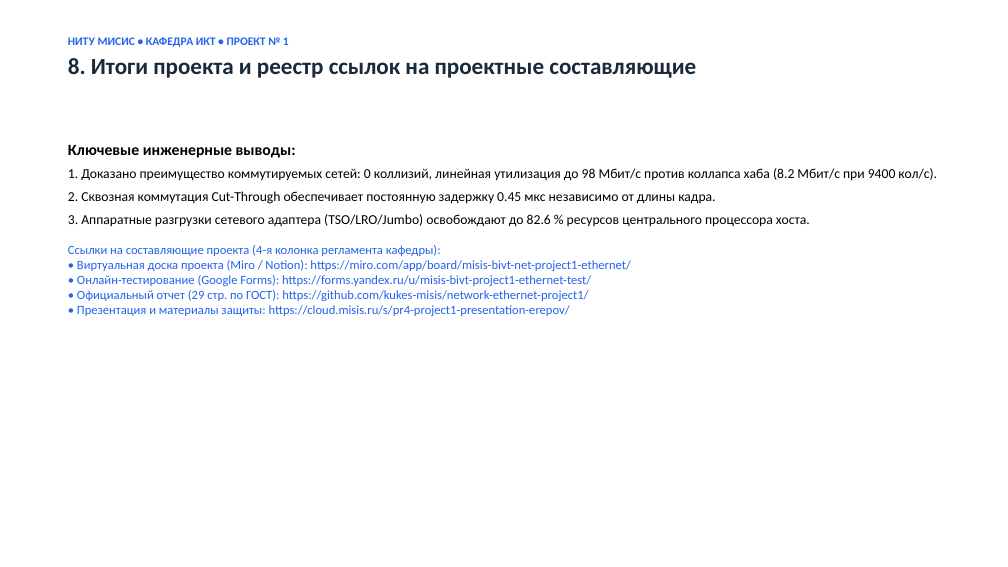
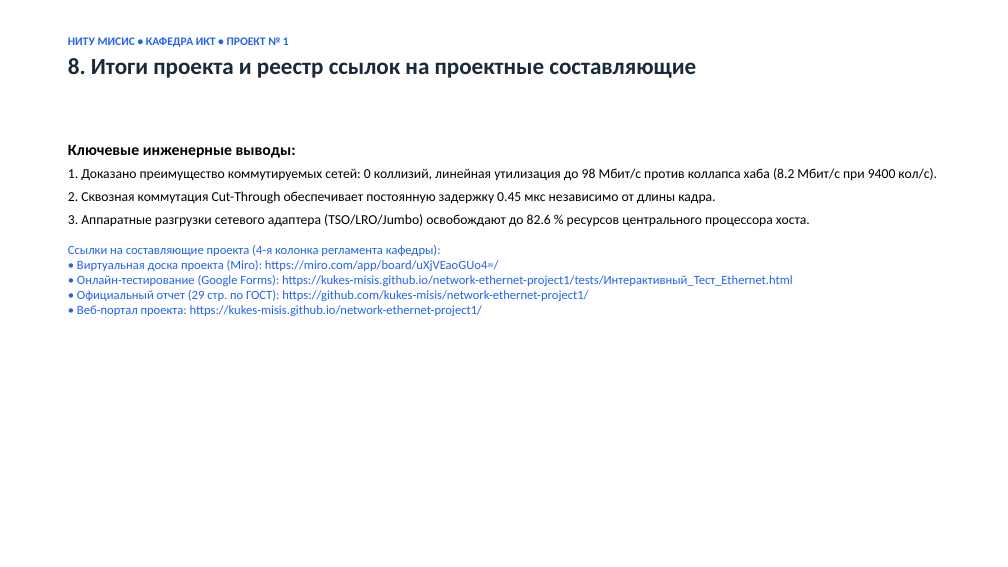
Before and after one commit to kukes-misis/network-ethernet-project1, a slide deck: slide 9 of docs/Презентация_ПР4_Проект1_Микитенко_Ерепов.pptx. Drawn at 1008x567 pixels with LibreOffice and Linux fonts; fonts in the diff are those of the drawing. Boxes give left, top, right and bottom in pixels: in the first picture for what was removed or moved away, otherwise in the second. Text is boxed around its words. In the diff, an @@ line names an element or a change of style, - is before the commit and + after.

Commit message:
feat: update patronymic to Vasilievich, add AI disclosure (Gemini) to report and presentation, update Miro board docs

```diff
--- a/docs/Презентация_ПР4_Проект1_Микитенко_Ерепов.pptx
+++ b/docs/Презентация_ПР4_Проект1_Микитенко_Ерепов.pptx
@@ text at [68, 245, 793, 316]: text changed @@
-Ссылки на составляющие проекта (4-я колонка регламента кафедры):
-• Виртуальная доска проекта (Miro / Notion): https://miro.com/app/board/misis-bivt-net-project1-ethernet/
-• Онлайн-тестирование (Google Forms): https://forms.yandex.ru/u/misis-bivt-project1-ethernet-test/
-• Официальный отчет (29 стр. по ГОСТ): https://github.com/kukes-misis/network-ethernet-project1/
-• Презентация и материалы защиты: https://cloud.misis.ru/s/pr4-project1-presentation-erepov/
+Ссылки на составляющие проекта (4-я колонка регламента кафедры):
+• Виртуальная доска проекта (Miro): https://miro.com/app/board/uXjVEaoGUo4=/
+• Онлайн-тестирование (Google Forms): https://kukes-misis.github.io/network-ethernet-project1/tests/Интерактивный_Тест_Ethernet.html
+• Официальный отчет (29 стр. по ГОСТ): https://github.com/kukes-misis/network-ethernet-project1/
+• Веб-портал проекта: https://kukes-misis.github.io/network-ethernet-project1/
```
Also in this commit, not shown: 1 other slide changed, 1 slide added, 38 other files.
